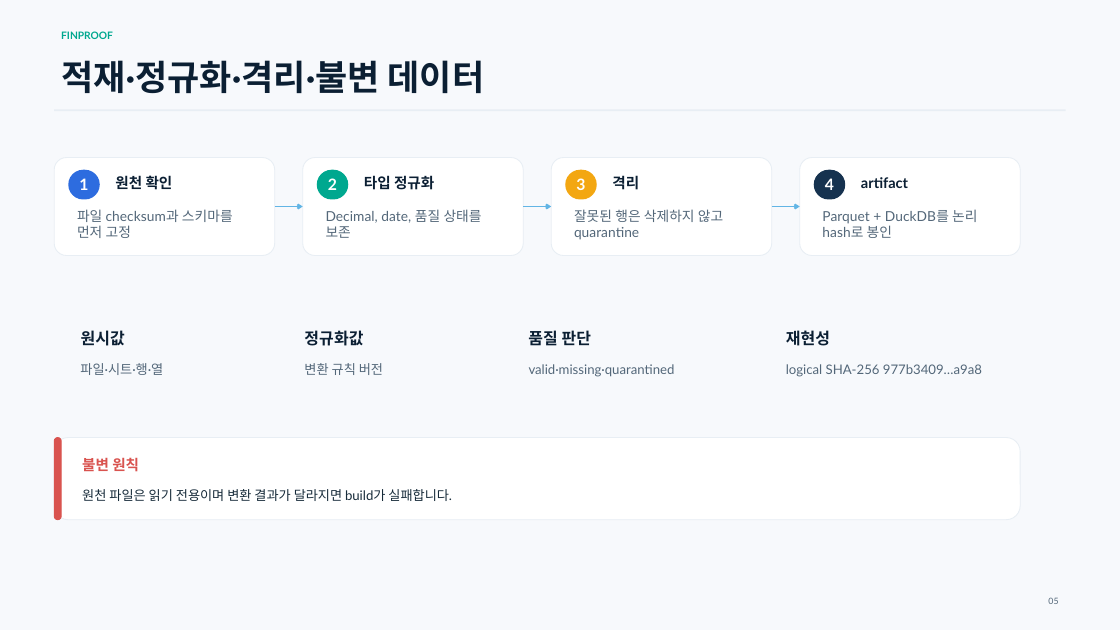
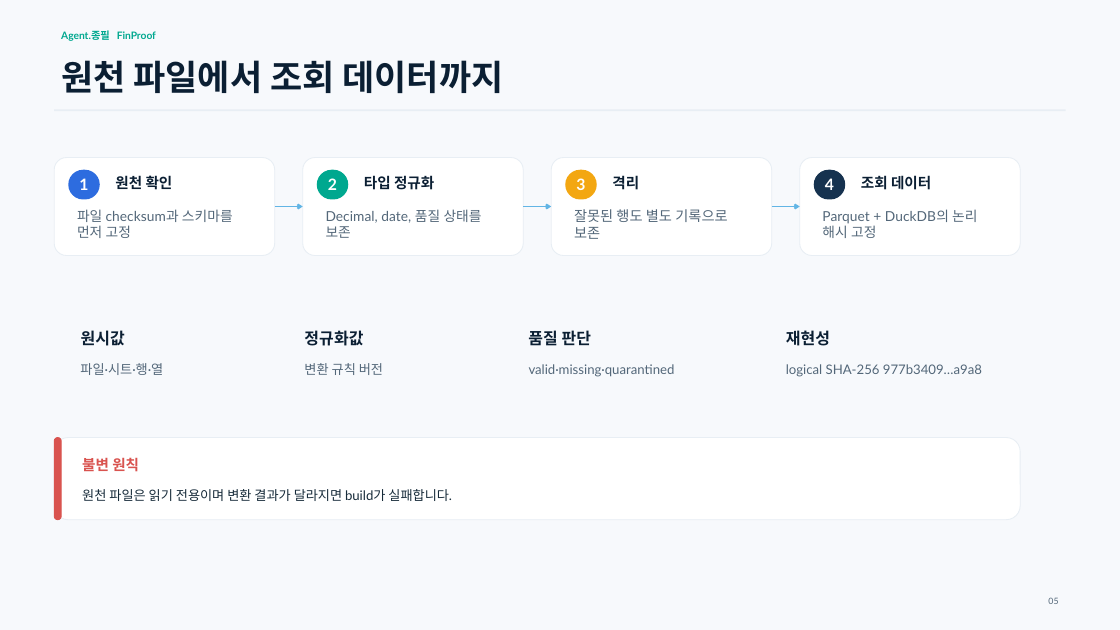
Before and after one commit to tskwak111/mirae_agent, a slide deck: slide 5 of docs/submission/FinProof_Technical_Proposal.pptx. Drawn at 1120x630 pixels with LibreOffice and Linux fonts; fonts in the diff are those of the drawing. Boxes give left, top, right and bottom in pixels: in the first picture for what was removed or moved away, otherwise in the second. Text is boxed around its words. In the diff, an @@ line names an element or a change of style, - is before the commit and + after.

```diff
--- a/docs/submission/FinProof_Technical_Proposal.pptx
+++ b/docs/submission/FinProof_Technical_Proposal.pptx
@@ text at bbox=[61, 30, 156, 41]: text changed @@
-FINPROOF
+Agent.종필 FinProof
@@ text at bbox=[61, 60, 503, 93]: text changed @@
-적재·정규화·격리·불변 데이터
+원천 파일에서 조회 데이터까지
@@ text at bbox=[861, 175, 931, 190]: text changed @@
-artifact
+조회 데이터
@@ text at bbox=[574, 209, 727, 239]: text changed; size 11.9 to 12.2 pt @@
-잘못된 행은 삭제하지 않고 quarantine
+잘못된 행도 별도 기록으로 보존
@@ text at bbox=[822, 209, 977, 238]: text changed @@
-Parquet + DuckDB를 논리 hash로 봉인
+Parquet + DuckDB의 논리 해시 고정
```
Also in this commit, not shown: 12 other slides changed, 2 slides added, 2 slides removed, 8 other files.
